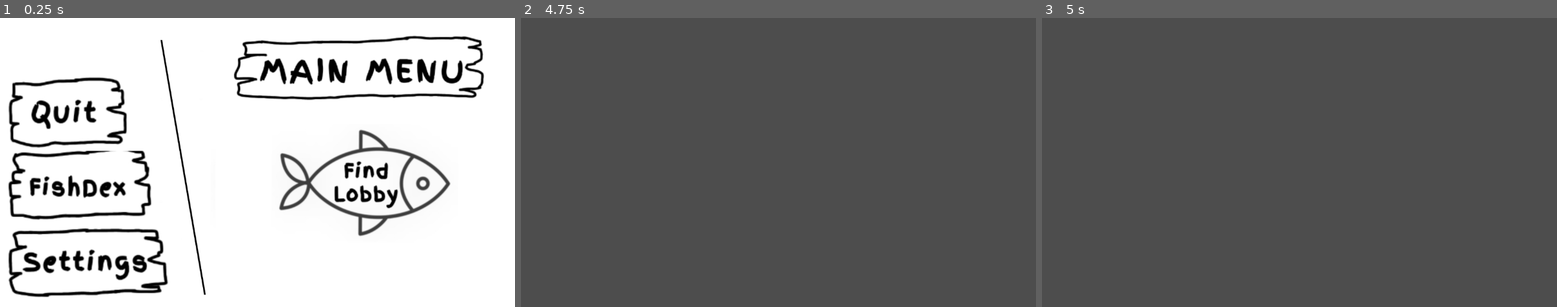
Above: before the commit, frames 1-3 (left to right).
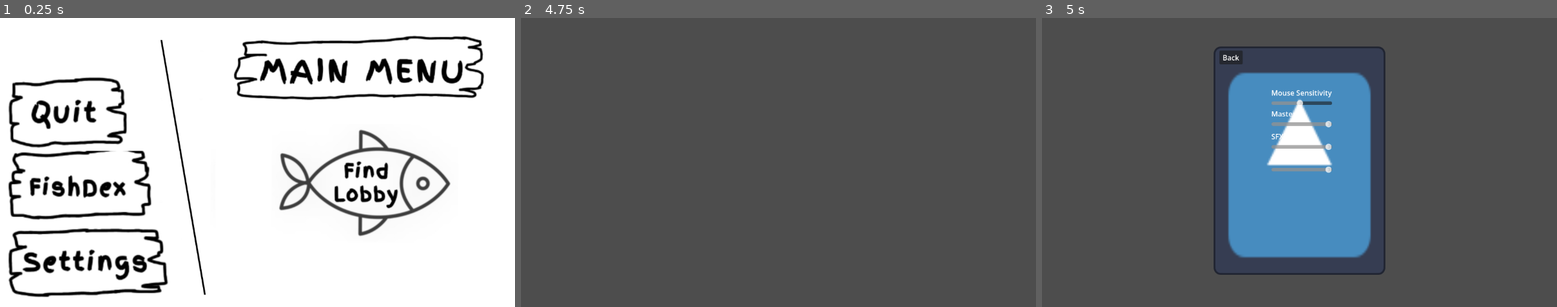
Above: after the commit, the same moments.

Repository: gmuGADIG/King-Fisher
Game: Godot game, scene res://ui/main_menu/main_menu.tscn
Two runs of this game, one before a commit and one after it. Both use one fixed random seed, a clock stepped at 60 frames per second and the inputs below. The engine's default icon, where the game draws it, is replaced by a stand-in: a white triangle on a blue panel in a dark square.
Inputs (mouse positions are in pixels of both pictures, inside the frame that each line leads up to):
- Up to frame 1 (0.25 s): no input
- Up to frame 2 (4.75 s): click (613, 188) at 0.5 s; tap Enter at 1.25, 2.75, 4.25 s; move the mouse to (891, 148) at 1.27 s; hold D (move_right) 1.28-2 s; hold \ (print_players) 1.28-2 s; click (891, 148) at 1.42 s; tap Space (jump) at 1.52, 2, 3.5, 4.52 s; drag from (675, 176) to (752, 220) at 2.02 s; move the mouse to (830, 98) at 2.77 s; hold D (move_right) 2.78-3.5 s; hold Right mouse button (use_item) 2.78-3.5 s; drag from (752, 220) to (624, 119) at 3.52 s; move the mouse to (933, 205) at 4.27 s; hold A (move_left) from 4.28 s (still down); hold \ (print_players) from 4.28 s (still down)
- Up to frame 3 (5 s): keep holding A (move_left); keep holding \ (print_players); tap O (options) at 4.9 s

Frames 1-2 are identical in both runs. In frame 3, 19% of the frame differs, in the area x 33-67%, y 9-89%.
Error before the commit: Parse Error: Signal "closed" has the same name as a previously declared signal. (res://ui/options/options_menu.gd:10)

Commit message:
remove duplicate declaration of signal

Diff:
--- a/ui/options/options_menu.gd
+++ b/ui/options/options_menu.gd
@@ -1,10 +1,11 @@
 extends Control
 class_name Options
-signal closed
+
 static var mouse_sensitivity : float = 1
 static var master_volume : float = 1
 static var sfx_volume : float = 1
 static var music_volume : float = 1
+
 @onready var audio_player : AudioStreamPlayer = $AudioStreamPlayer
 
 signal closed
@@ -14,7 +15,7 @@
 	hide()
 
 # Called every frame. 'delta' is the elapsed time since the previous frame.
-func _process(delta: float) -> void:
+func _process(_delta: float) -> void:
 	if Input.is_action_just_pressed("options"):
 		print("Options Menu!")
 		visible = not visible
